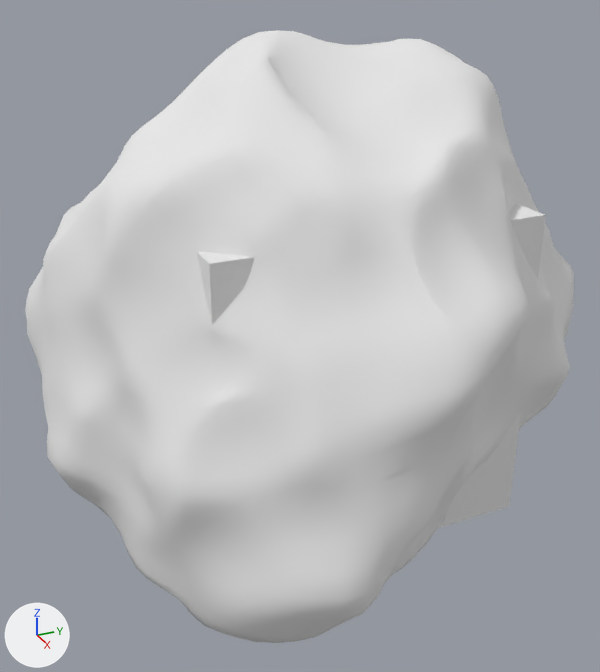
The OBJ model RG3D-project/models/asteroids/a2/Asteroids.obj: old version first, new version second.
Both versions are drawn from a 50 mm camera at (4.6, -2.15, 2.33) aimed at (-0.03, -0.06, 0.02). The lights are fixed; the arrows at lower left show +X, +Y and +Z. Where no turn or scale is listed for an object, it has been applied to the vertices.

The first picture shows 'Pedra2'.
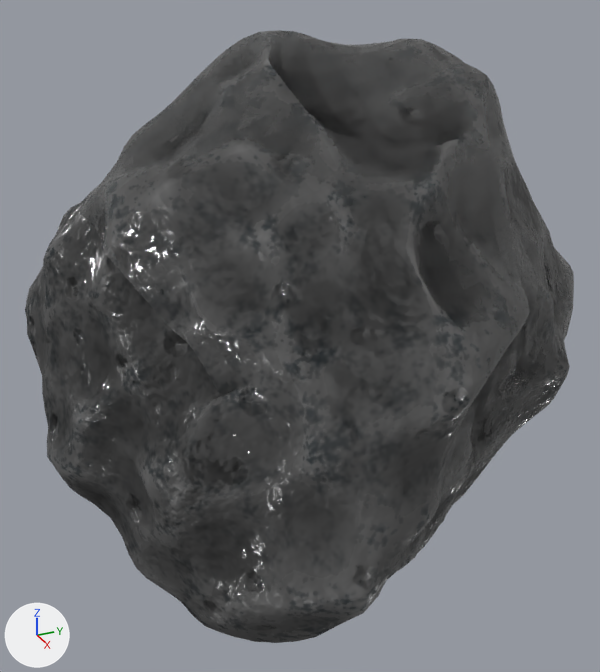
Where the change shows, as pixel boxes (x1, y1, x2, y2) in the pictures (600 x 672 px):
```json
{"object": "Pedra2", "change": "surface changed, reshaped", "before": [25, 30, 574, 643], "after": [25, 30, 574, 643], "on screen": "white to grey"}
{"part": 1, "of": "me_pedra2", "change": "deleted", "before": [197, 203, 546, 528]}
```

The change, as JSON lines over the scene's bpy script:
```json
{"op": "add", "block": "img_normal_png", "code": ["img_normal_png = load_image('normal.png', 'normal.png', 2048, 2048, 'sRGB')"]}
{"op": "add", "block": "img_diffuse_png", "code": ["img_diffuse_png = load_image('diffuse.png', 'diffuse.png', 2048, 2048, 'sRGB')"]}
{"op": "add", "block": "img_roughness_png", "code": ["img_roughness_png = load_image('roughness.png', 'roughness.png', 2048, 2048, 'sRGB')"]}
{"block": "mat_pedra2", "where": "n0 = _N.new('ShaderNodeBsdfPrincipled'); n0.name = 'Principled BSDF'"}
{"op": "remove", "block": "mat_pedra2", "code": "n0.inputs[2].default_value = 1.0  # 'Roughness'"}
{"op": "add", "block": "mat_pedra2", "code": "n2 = _N.new('ShaderNodeTexImage'); n2.name = 'Image Texture'"}
{"op": "add", "block": "mat_pedra2", "code": "n2.image = img_diffuse_png"}
{"op": "add", "block": "mat_pedra2", "code": "n3 = _N.new('ShaderNodeTexImage'); n3.name = 'Image Texture.001'"}
{"op": "add", "block": "mat_pedra2", "code": "n3.image = img_roughness_png"}
{"op": "add", "block": "mat_pedra2", "code": "n4 = _N.new('ShaderNodeTexImage'); n4.name = 'Image Texture.002'"}
{"op": "add", "block": "mat_pedra2", "code": "n4.image = img_normal_png"}
{"op": "add", "block": "mat_pedra2", "code": "n5 = _N.new('ShaderNodeNormalMap'); n5.name = 'Normal Map'"}
{"op": "add", "block": "mat_pedra2", "code": "_L.new(n2.outputs[0], n0.inputs[0])  # 'Color' to 'Base Color'"}
{"op": "add", "block": "mat_pedra2", "code": "_L.new(n3.outputs[0], n0.inputs[2])  # 'Color' to 'Roughness'"}
{"op": "add", "block": "mat_pedra2", "code": "_L.new(n4.outputs[0], n5.inputs[1])  # 'Color' to 'Color'"}
{"op": "add", "block": "mat_pedra2", "code": "_L.new(n5.outputs[0], n0.inputs[5])  # 'Normal' to 'Normal'"}
{"block": "me_pedra2", "where": "me_pedra2.from_pydata(...)  # 3466 vertices, 3462 faces; spans x -1.85..1.82, y -1.78..1.89, z -1.77..1.93"}
{"block": "me_pedra2", "where": "# used by ob_pedra2; location = (0.0, 0.0, 0.0)"}
{"block": "me_pedra2", "change": "me_pedra2 part 1: the loose piece of 8 vertices spanning x -1.0..1.0, y -1.0..1.0, z -1.0..1.0 is deleted"}
```
